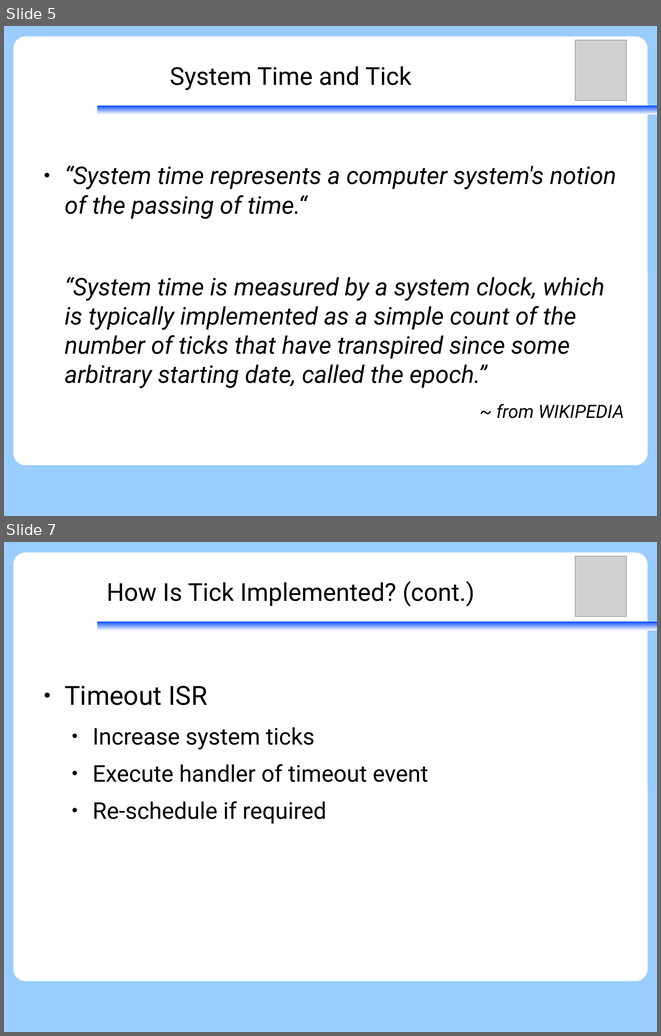
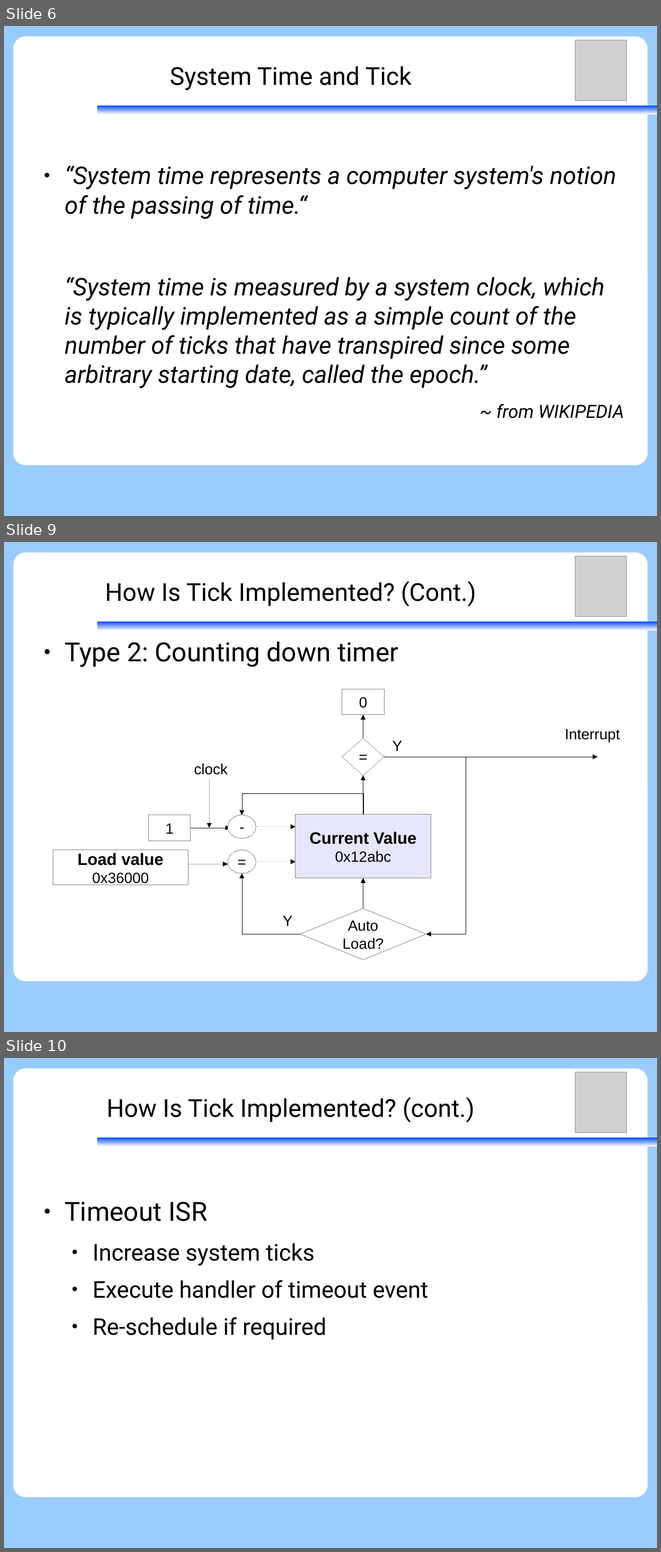
Before and after one commit to vh21/documents, a slide deck: ukernel/2014-01-09-f9kernel-ktimer.odp. Shown one above the other, each under a label of ours: slides 5 and 7 before the commit, slides 6, 9 and 10 after it; the slides between them are not shown. The pictures are 661x1036 and 661x1552 pixels, drawn with LibreOffice and Linux fonts; fonts in the diff are those of the drawing; grey boxes stand for pictures. Boxes give left, top, right and bottom in pixels: in the first picture for what was removed or moved away, otherwise in the second. Text is boxed around its words. In the diff, an @@ line names an element or a change of style, - is before the commit and + after.

Commit message:
ukernel: update F9 Microkernel ktimer
1. Add copyright
2. Add more diagram to HW Timer functionality
3. Refine words

```diff
--- a/ukernel/2014-01-09-f9kernel-ktimer.odp
+++ b/ukernel/2014-01-09-f9kernel-ktimer.odp
@@ slide 9 added at [4,542,657,1032], background #99CCFF; not listed: 3 template elements that a slide beside it also shows @@
@@ picture added at [576,556,627,617] @@
@@ title added at [105,581,476,607], 30 pt, text #000000 @@
+How Is Tick Implemented? (Cont.)
@@ text added at [64,641,398,667], 32 pt, text #000000 @@
+● Type 2: Counting down timer
@@ group added at [53,689,620,960]: 8 elbow arrows, 4 rectangles, 4 texts, 4 arrows, 2 diamonds, 2 ellipses @@
+Auto
+Load?
+Load value
+0x36000
+Current Value
+0x12abc
+=
+Interrupt
+1
+clock
+-
+0
+=
+Y
+Y
@@ what was slide 5 is now slide 6 @@
@@ what was slide 7 is now slide 10 @@
```
Also in this commit, not shown: 11 slides changed, 3 other slides added.
